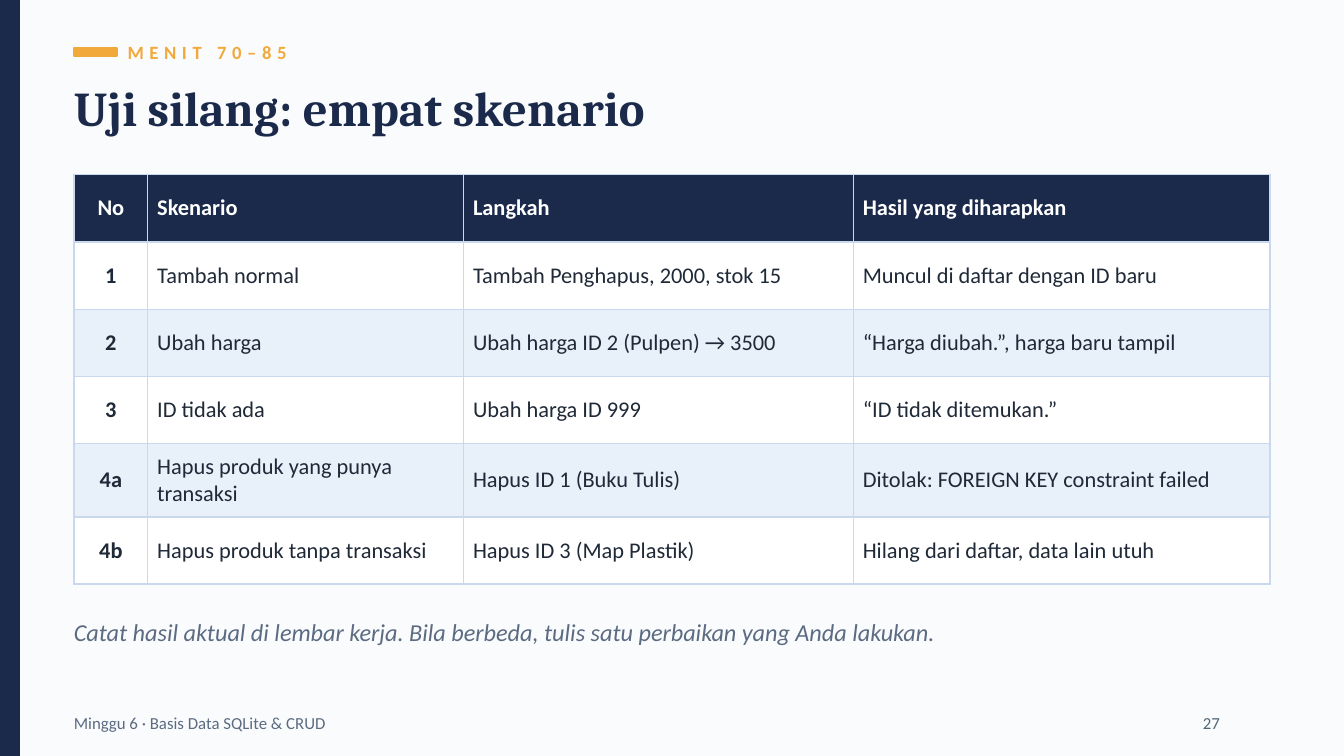
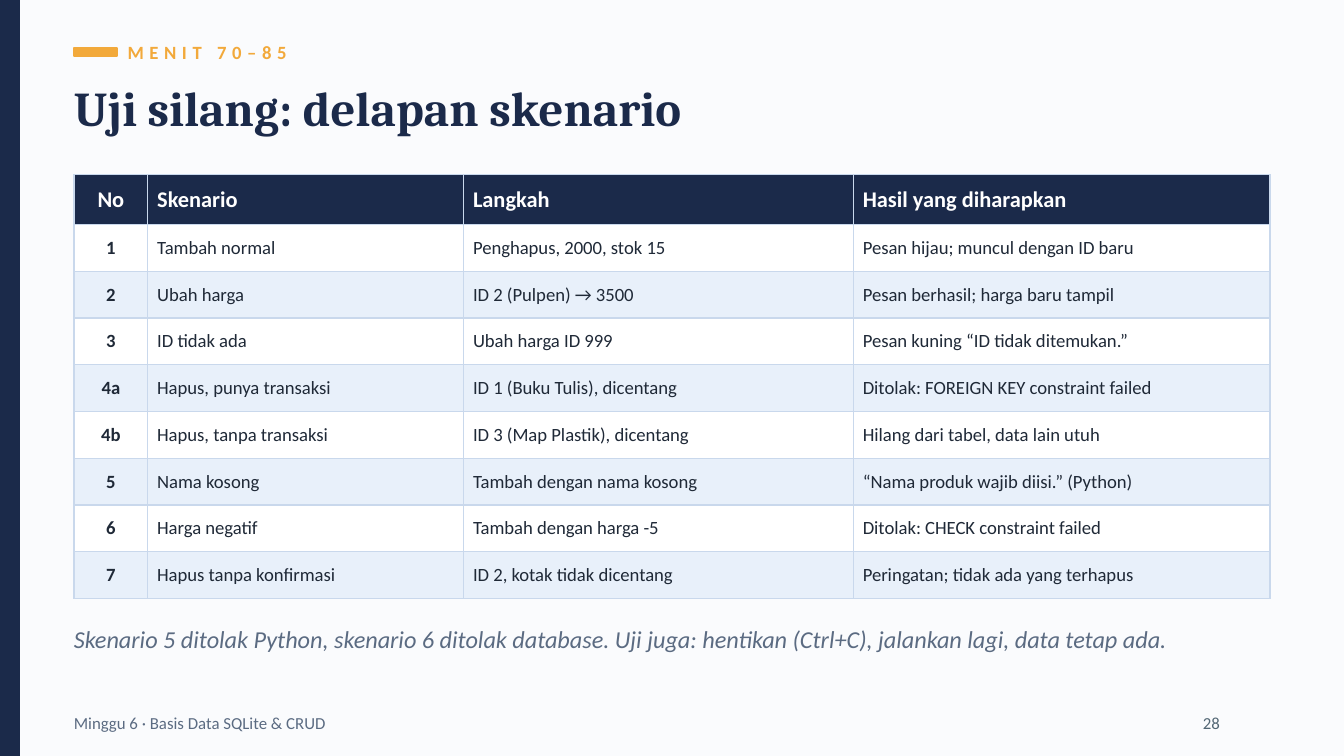
Before and after one commit to iggbudi/Pemrograman-Bisnis-dan-Perancangan-Sistem-Administrasi, a slide deck: slide 28 of Minggu ke-6/minggu-06-slide-basis-data-sqlite-crud.pptx (slide 27 before the commit). Drawn at 1344x756 pixels with LibreOffice and Linux fonts; fonts in the diff are those of the drawing. Boxes give left, top, right and bottom in pixels: in the first picture for what was removed or moved away, otherwise in the second. Text is boxed around its words. In the diff, an @@ line names an element or a change of style, - is before the commit and + after.

```diff
--- a/Minggu ke-6/minggu-06-slide-basis-data-sqlite-crud.pptx
+++ b/Minggu ke-6/minggu-06-slide-basis-data-sqlite-crud.pptx
@@ text at <box>74,92,681,137</box>: text changed @@
-Uji silang: empat skenario
+Uji silang: delapan skenario
@@ table at <box>74,175,1270,598</box> @@
-row 2: 1 | Tambah normal | Tambah Penghapus, 2000, stok 15 | Muncul di daftar dengan ID baru
-row 3: 2 | Ubah harga | Ubah harga ID 2 (Pulpen) → 3500 | “Harga diubah.”, harga baru tampil
-row 4: 3 | ID tidak ada | Ubah harga ID 999 | “ID tidak ditemukan.”
-row 5: 4a | Hapus produk yang punya transaksi | Hapus ID 1 (Buku Tulis) | Ditolak: FOREIGN KEY constraint failed
-row 6: 4b | Hapus produk tanpa transaksi | Hapus ID 3 (Map Plastik) | Hilang dari daftar, data lain utuh
+row 2: 1 | Tambah normal | Penghapus, 2000, stok 15 | Pesan hijau; muncul dengan ID baru
+row 3: 2 | Ubah harga | ID 2 (Pulpen) → 3500 | Pesan berhasil; harga baru tampil
+row 4: 3 | ID tidak ada | Ubah harga ID 999 | Pesan kuning “ID tidak ditemukan.”
+row 5: 4a | Hapus, punya transaksi | ID 1 (Buku Tulis), dicentang | Ditolak: FOREIGN KEY constraint failed
+row 6: 4b | Hapus, tanpa transaksi | ID 3 (Map Plastik), dicentang | Hilang dari tabel, data lain utuh
+row 7: 5 | Nama kosong | Tambah dengan nama kosong | “Nama produk wajib diisi.” (Python)
+row 8: 6 | Harga negatif | Tambah dengan harga -5 | Ditolak: CHECK constraint failed
+row 9: 7 | Hapus tanpa konfirmasi | ID 2, kotak tidak dicentang | Peringatan; tidak ada yang terhapus
@@ text at <box>74,630,1166,652</box>: text changed @@
-Catat hasil aktual di lembar kerja. Bila berbeda, tulis satu perbaikan yang Anda lakukan.
+Skenario 5 ditolak Python, skenario 6 ditolak database. Uji juga: hentikan (Ctrl+C), jalankan lagi, data tetap ada.
@@ text at <box>1203,717,1220,729</box>: text changed @@
-27
+28
```
Also in this commit, not shown: 10 other slides changed, 1 slide added, 10 other files.
